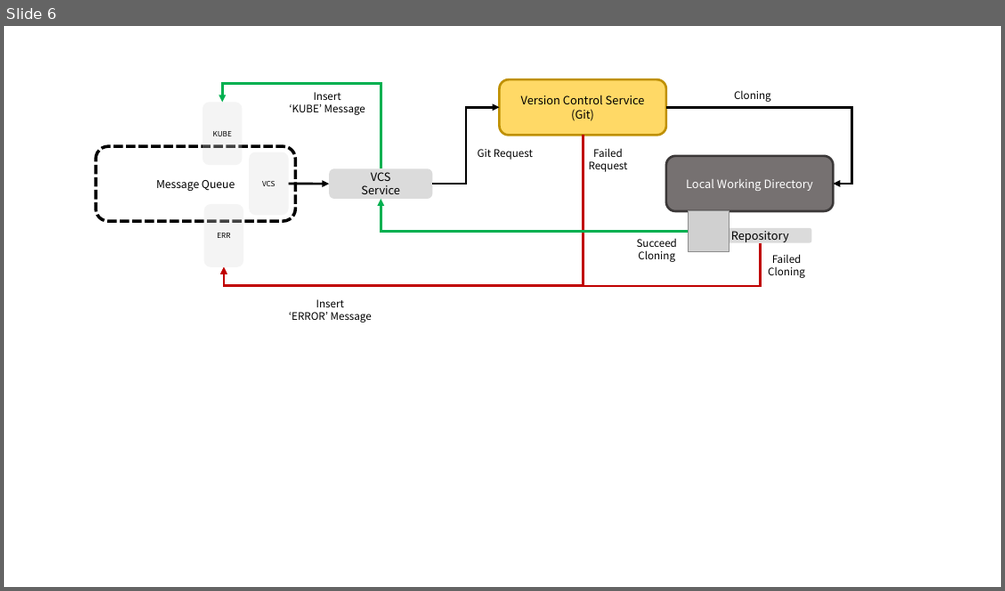
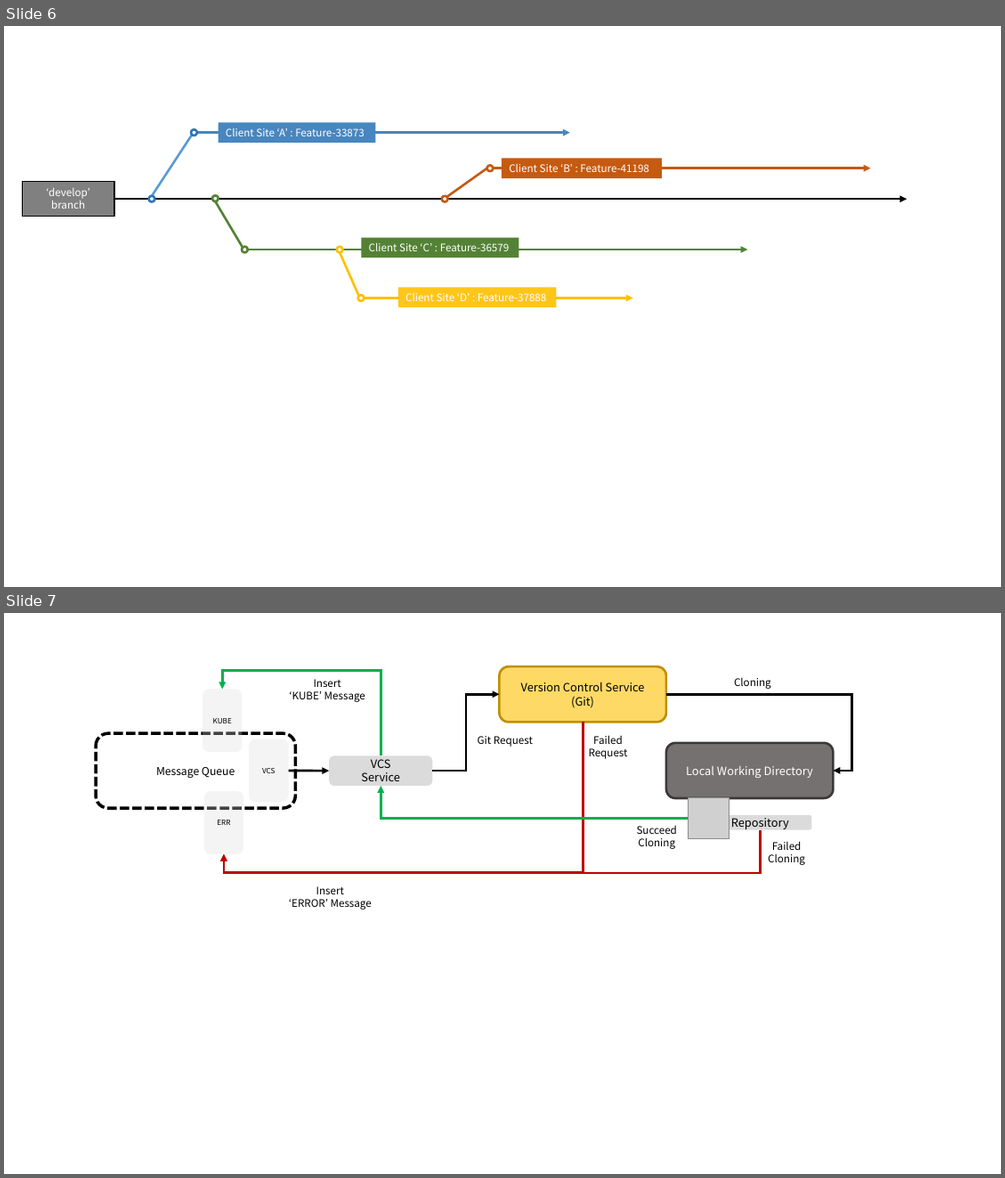
Before and after one commit to LIBRA-PARK/obsidian, a slide deck: 경력기술서_사진.pptx. Shown one above the other, each under a label of ours: slide 6 before the commit, slides 6 and 7 after it. The pictures are 1005x591 and 1005x1178 pixels, drawn with LibreOffice and Linux fonts; fonts in the diff are those of the drawing; grey boxes stand for pictures. Boxes give left, top, right and bottom in pixels: in the first picture for what was removed or moved away, otherwise in the second. Text is boxed around its words. In the diff, an @@ line names an element or a change of style, - is before the commit and + after.

```diff
--- a/경력기술서_사진.pptx
+++ b/경력기술서_사진.pptx
@@ slide 6 added at (x1=4, y1=26, x2=1001, y2=587), background #FFFFFF @@
@@ rectangle added at (x1=218, y1=122, x2=376, y2=143), fill #4886BF, 10 pt, text #FFFFFF @@
+Client Site ‘A’ : Feature-33873
@@ rectangle added at (x1=502, y1=159, x2=662, y2=178), fill #C55A11, 10 pt, text #FFFFFF @@
+Client Site ‘B’ : Feature-41198
@@ group added at (x1=22, y1=130, x2=906, y2=301): 8 ellipses, 5 arrows, 4 lines, 1 rectangle @@
+‘develop’ branch
@@ rectangle added at (x1=362, y1=238, x2=519, y2=257), fill #548235, 10 pt, text #FFFFFF @@
+Client Site ‘C’ : Feature-36579
@@ rectangle added at (x1=398, y1=287, x2=556, y2=307), fill #FFC618, 10 pt, text #FFFFFF @@
+Client Site ‘D’ : Feature-37888
@@ what was slide 6 is now slide 7 @@
```
Also in this commit, not shown: 1 slide changed, 5 other files.
